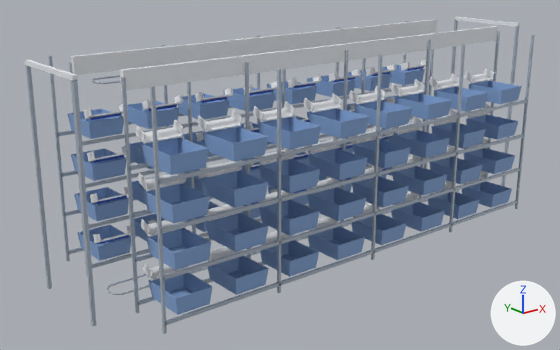
The FBX model SourceAssets/MPR/sorter_simulation/SM_MPR_SorterSimBody64_LOD1.fbx: old version first, new version second.
Before and after are seen from a 50 mm camera at (-5.75, -6.58, 3.45) aimed at (-0.37, 0.14, 0.76). The lights are fixed; the arrows at lower right show +X, +Y and +Z. The picture after the commit comes second.

Names of what the first picture shows: 'SM_MPR_SorterSimBody64_LOD1'.
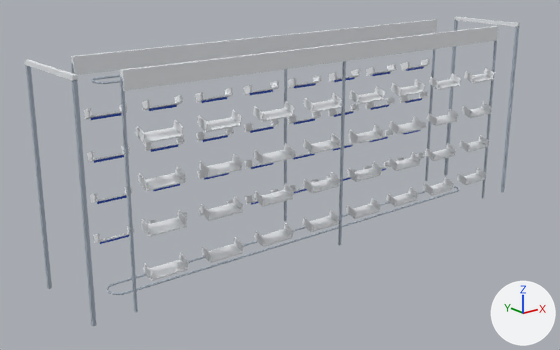
Location of each change, [x1, y1, x2, y2] in pixels of the pictures (560 x 350 px; the box of a moved part takes in the faces that stretch with it):
'SM_MPR_SorterSimBody64_LOD1', reshaped
    before: [25, 17, 535, 334]
    after: [25, 17, 520, 326]
part 1 of me_bin__1_1_1_007, moved or reshaped
    before: [121, 77, 140, 313]
    after: [120, 77, 138, 312]
part 2 of me_bin__1_1_1_007, moved or reshaped
    before: [340, 50, 348, 228]
    after: [338, 61, 346, 245]
part 3 of me_bin__1_1_1_007, moved or reshaped
    before: [485, 31, 500, 182]
    after: [482, 41, 497, 199]
part 4 of me_bin__1_1_1_007, moved or reshaped
    before: [69, 62, 87, 276]
    after: [71, 63, 74, 74]
part 5 of me_bin__1_1_1_007, moved or reshaped
    before: [282, 69, 286, 150]
    after: [284, 69, 287, 221]
part 6 of me_bin__1_1_1_007, moved or reshaped
    before: [424, 49, 434, 169]
    after: [425, 49, 435, 181]
part 7 of me_bin__1_1_1_007, deleted
    before: [48, 21, 535, 334]

Diff of the bpy script that builds the scene:
```diff
--- a/SourceAssets/MPR/sorter_simulation/SM_MPR_SorterSimBody64_LOD1.fbx.py
+++ b/SourceAssets/MPR/sorter_simulation/SM_MPR_SorterSimBody64_LOD1.fbx.py
@@ me_bin__1_1_1_007 @@
 # used by ob_sm_mpr_sortersimbody64_lod1; location = (0.0, 0.0, 0.0)
-me_bin__1_1_1_007.from_pydata(...)  # 3952 vertices, 3048 faces; spans x -3.1..3.1, y -1.05..1.05, z 0.0..2.32
+me_bin__1_1_1_007.from_pydata(...)  # 2688 vertices, 1972 faces; spans x -3.1..3.1, y -0.62..0.62, z 0.0..2.32
+# me_bin__1_1_1_007 part 1: the loose piece of 8 vertices spanning x -2.66..-2.63, y -0.54..-0.52, z 0.0..2.25 is moved by (0.0, 0.03, 0.0)
+# me_bin__1_1_1_007 part 2: the loose piece of 8 vertices spanning x -0.01..0.01, y -0.54..-0.52, z 0.0..2.25 is moved by (0.0, 0.03, 0.0)
+# me_bin__1_1_1_007 part 3: the loose piece of 8 vertices spanning x 2.63..2.66, y -0.54..-0.52, z 0.0..2.25 is moved by (0.0, 0.03, 0.0)
+# me_bin__1_1_1_007 part 4: the loose piece of 8 vertices spanning x -2.66..-2.63, y 0.52..0.54, z 0.0..2.25 is moved by (0.0, -0.03, 0.0)
+# me_bin__1_1_1_007 part 5: the loose piece of 8 vertices spanning x -0.01..0.01, y 0.52..0.54, z 0.0..2.25 is moved by (0.0, -0.03, 0.0)
+# me_bin__1_1_1_007 part 6: the loose piece of 8 vertices spanning x 2.63..2.66, y 0.52..0.54, z 0.0..2.25 is moved by (0.0, -0.03, 0.0)
+# me_bin__1_1_1_007 part 7: 94 loose pieces with 1264 vertices, spanning x -2.66..2.66, y -1.05..1.05, z 0.0..2.25, are deleted
 me_bin__1_1_1_007.materials.append(mat_m_zcool_porcelain)
 me_bin__1_1_1_007.materials.append(mat_m_zcool_cobalt)
-me_bin__1_1_1_007.materials.append(mat_m_zcool_softblue)  # blue #86a8d7
 me_bin__1_1_1_007.materials.append(mat_m_zcool_metal)
```
